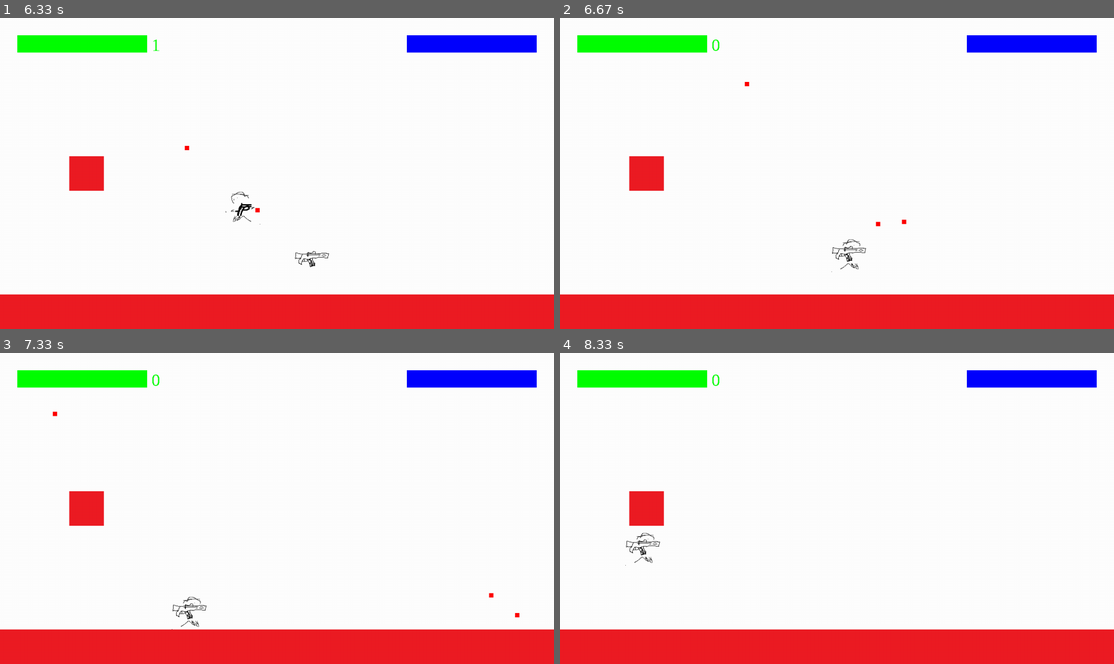
Above: before the commit, frames 1-4 (two rows, left to right).
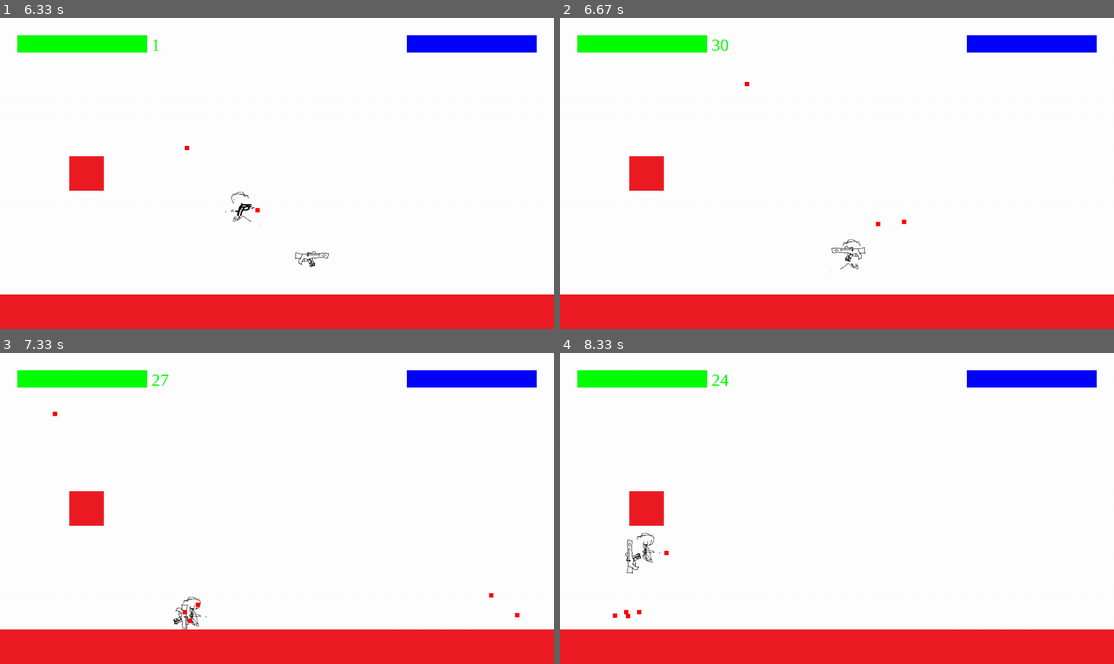
Above: after the commit, the same moments.

Repository: Me07111/Pygame-Platformer
Game: pygame game, started from Code/main.py
The game is run twice, just before and just after one commit, with the same random seed, the same clock (stepped at 60 frames per second) and the same inputs.
Inputs:
- Up to frame 1 (6.33 s): hold Right 0.33-0.8 s; hold Up 0.83-1.13 s; hold W 0.83-1.13 s; hold Right 1.17-1.63 s; hold D 1.17-1.63 s; hold Left 1.67-2.2 s; hold A 1.67-2.2 s; hold Down 2.23-2.53 s; hold S 2.23-2.53 s; hold Left 2.57-2.97 s; hold A 2.57-2.97 s; tap Space at 3, 3.4, 3.8, 4.1, 4.47, 4.87, 5.17, 5.37, 5.67, 5.87, 6.2 s; hold Up 3.33-3.7 s; hold W 3.33-3.7 s; hold Right 3.73-4.37 s; hold D 3.73-4.37 s; hold Down 4.4-4.77 s; hold S 4.4-4.77 s; hold Left 4.8-5.27 s; hold A 4.8-5.27 s; hold Right 5.3-5.77 s; hold D 5.3-5.77 s; hold Up 5.8-6.1 s; hold W 5.8-6.1 s; hold Right from 6.13 s (still down); hold D from 6.13 s (still down)
- Up to frame 2 (6.67 s): tap Space at 6.5 s; release Right at 6.6 s; release D at 6.6 s; hold Left from 6.63 s (still down); hold A from 6.63 s (still down)
- Up to frame 3 (7.33 s): tap Space at 6.7, 7, 7.27 s; release Left at 7.17 s; release A at 7.17 s; hold Down from 7.2 s (still down); hold S from 7.2 s (still down)
- Up to frame 4 (8.33 s): release Down at 7.5 s; release S at 7.5 s; hold Left 7.53-7.93 s; hold A 7.53-7.93 s; tap Space at 7.6, 7.9, 8.03 s; hold Up from 7.97 s (still down); hold W from 7.97 s (still down)

Frame 1 is identical in both runs. In frame 2, 0.2% of the frame differs, in the area x 27-56%, y 6-79%; in frame 3, 0.3%; in frame 4, 0.4%, in the area x 9-31%, y 6-86%.

Commit message:
made player a sprite and not a group

Diff:
--- a/Code/level.py
+++ b/Code/level.py
@@ -37,7 +37,9 @@
             self.shootUpdate(player,keys,i,gametime)
             self.lookDirUpdate(i,player,keys)
             player.lookInDir()
-            player.draw(self.screen)
+            self.screen.blit(player.image,player.rect.topleft)
+            if(player.weapon != None):
+                self.screen.blit(player.weapon.image,player.weapon.rect.topleft)
         for bullet in self.bullets:
             self.bulletUpdate(bullet,delta)
         self.platforms.draw(self.screen)
@@ -52,7 +54,7 @@
         if(len(pygame.sprite.spritecollide(bullet,self.platforms,False)) > 0):
             self.bullets.remove(bullet)
         for player in self.players:
-            if(len(pygame.sprite.spritecollide(bullet,player,False)) > 0 and player != bullet.ignored):
+            if(pygame.sprite.collide_rect(bullet,player) > 0 and player != bullet.ignored):
                 player.takeDamage(bullet.damage)
                 self.bullets.remove(bullet)
 
@@ -75,26 +77,26 @@
             player.lookDir = pygame.Vector2(1,1)
 
     def shootUpdate(self,player,keys,i,gameTime):
-        if(len(player.sprites()) >= 2):
+        if(player.weapon != None):
             if(keys[mappings[i][4]]):
                 if(pygame.Vector2.length(player.lookDir) > 0):
-                    player.sprites()[1].shoot(pygame.Vector2.normalize(player.lookDir),self,gameTime,player)
+                   player.weapon.shoot(pygame.Vector2.normalize(player.lookDir),self,gameTime,player)
                 else:
-                    player.sprites()[1].shoot(pygame.Vector2(1,0),self,gameTime,player)
+                   player.weapon.shoot(pygame.Vector2(1,0),self,gameTime,player)
             else:
-                player.sprites()[1].wasShotReleased = True
+               player.weapon.wasShotReleased = True
 
     def pickupUpdate(self,player,i):
-        collidingWeapons = pygame.sprite.spritecollide(player.sprite,self.onGroundWeapons,False)
+        collidingWeapons = pygame.sprite.spritecollide(player,self.onGroundWeapons,False)
         if(len(collidingWeapons) > 0):
-            if(len(player.sprites()) == 2):
-                if(player.sprites()[1].name == collidingWeapons[0].name):
-                    player.sprites()[1].ammo += player.sprites()[1].maxAmmo
+            if(player.weapon != None):
+                if(player.weapon.name == collidingWeapons[0].name):
+                   player.weapon.ammo +=player.weapon.maxAmmo
                 else:
-                    player.sprites()[1] = None
-                    player.add(collidingWeapons[0])
+                    player.weapon = None
+                    player.weapon = collidingWeapons[0]
             else:
-                player.add(collidingWeapons[0])
+                player.weapon = collidingWeapons[0]
             self.onGroundWeapons.remove(collidingWeapons[0])
 
     def movementUpdate(self,delta,keys,player,gameTime):
@@ -117,23 +119,23 @@
             player.launched = False
 
         #vertical update
-        oldPos = player.sprite.rect.center
+        oldPos = player.rect.center
         player.direction.y += (player.direction.y + self.gravity) * delta
-        player.sprite.rect.centery += player.direction.y
-        collidingPlatformsVert = pygame.sprite.spritecollide(player.sprite,self.platforms,False)
+        player.rect.centery += player.direction.y
+        collidingPlatformsVert = pygame.sprite.spritecollide(player,self.platforms,False)
         if(len(collidingPlatformsVert) > 0):
-            player.sprite.rect.center = oldPos
+            player.rect.center = oldPos
             player.direction.y = 0
             player.jumpIndex = player.maxJumps
             player.isOnGround = True
 
         #horizontal update
-        oldPos = player.sprite.rect.center
-        player.sprite.rect.centerx += player.direction.x * player.speed * delta
+        oldPos = player.rect.center
+        player.rect.centerx += player.direction.x * player.speed * delta
         player.direction.x = self.closerToZero(player.direction.x,self.horizontalDrag)
-        collidingPlatforms = pygame.sprite.spritecollide(player.sprite,self.platforms,False)
+        collidingPlatforms = pygame.sprite.spritecollide(player,self.platforms,False)
         if(len(collidingPlatforms) > 0):
-            player.sprite.rect.center = oldPos
+            player.rect.center = oldPos
             player.direction.x = 0
             player.jumpIndex = player.maxJumps
 
--- a/Code/player.py
+++ b/Code/player.py
@@ -1,5 +1,5 @@
 import pygame
-class Character(pygame.sprite.Group):
+class Character(pygame.sprite.Sprite):
     def __init__(self,InPos,surface,keys):
         super().__init__()
         self.direction = pygame.math.Vector2(0,0)
@@ -10,12 +10,11 @@
         self.lastJumpTime = -self.jumpDelay
         self.speed = 400
         self.surface = surface
-        self.sprite = pygame.sprite.Sprite()
         self.origImage = pygame.image.load("Graphics\Character.png")
-        self.sprite.image = self.origImage
-        self.sprite.rect = self.sprite.image.get_rect()
-        self.sprite.rect.center = InPos
-        self.add(self.sprite)
+        self.image = self.origImage
+        self.rect = self.image.get_rect()
+        print(self.rect)
+        self.rect.center = InPos
         self.leftKey = keys[0]
         self.rightKey = keys[1]
         self.jumpKey = keys[2]
@@ -26,6 +25,8 @@
         self.launched = False
         self.isOnGround = True
         self.lookDir = pygame.Vector2(0,0)
+        self.weapon = None
+
     def takeDamage(self,damage):
         self.health -= damage
         if(self.health <= 0):
@@ -47,28 +48,28 @@
         self.launched = True
 
     def setSpritesPos(self):
-        for sprite in self.sprites():
-            sprite.rect.center = self.sprite.rect.center
+        if(self.weapon != None):
+            self.weapon.rect.center = self.rect.center
 
     def lookInDir(self):
         if(self.lookDir.x == -1):
-            self.sprites()[0].image = pygame.transform.flip(self.origImage,True,False)
+            self.image = pygame.transform.flip(self.origImage,True,False)
         elif(self.lookDir.x == 1):
-            self.sprites()[0].image = self.origImage
-        if(len(self.sprites()) >= 2):
+            self.image = self.origImage
+        if(self.weapon != None):
             if(self.lookDir.x == 1 and self.lookDir.y == 1):
-                self.sprites()[1].image = pygame.transform.rotate(self.sprites()[1].origImage,-45)
+                self.weapon.image = pygame.transform.rotate(self.weapon.origImage,-45)
             elif(self.lookDir.x == -1 and self.lookDir.y == 1):
-                self.sprites()[1].image = pygame.transform.rotate(pygame.transform.flip(self.sprites()[1].origImage,True,False),45)
+                self.weapon.image = pygame.transform.rotate(pygame.transform.flip(self.weapon.origImage,True,False),45)
             elif(self.lookDir.x == -1 and self.lookDir.y == -1):
-                self.sprites()[1].image = pygame.transform.rotate(pygame.transform.flip(self.sprites()[1].origImage,True,False),-45)
+                self.weapon.image = pygame.transform.rotate(pygame.transform.flip(self.weapon.origImage,True,False),-45)
             elif(self.lookDir.x == 1 and self.lookDir.y == -1):
-                self.sprites()[1].image = pygame.transform.rotate(self.sprites()[1].origImage,45)
+                self.weapon.image = pygame.transform.rotate(self.weapon.origImage,45)
             elif(self.lookDir.x == -1):
-                self.sprites()[1].image = pygame.transform.flip(self.sprites()[1].origImage,True,False)
+                self.weapon.image = pygame.transform.flip(self.weapon.origImage,True,False)
             elif(self.lookDir.x == 1):
-                self.sprites()[1].image = self.sprites()[1].origImage
+                self.weapon.image = self.weapon.origImage
             elif(self.lookDir.y == -1):
-                self.sprites()[1].image = pygame.transform.rotate(self.sprites()[1].origImage,90)
+                self.weapon.image = pygame.transform.rotate(self.weapon.origImage,90)
             elif(self.lookDir.y == 1):
-                self.sprites()[1].image = pygame.transform.rotate(self.sprites()[1].origImage,-90)
+                self.weapon.image = pygame.transform.rotate(self.weapon.origImage,-90)
--- a/Code/ui.py
+++ b/Code/ui.py
@@ -14,8 +14,8 @@
             healthBarSize.y
             )
             pygame.draw.rect(self.screen,healthBarColors[i],rect)
-            if(len(players[i].sprites()) > 1):
-                text = f"{players[i].sprites()[1].ammo}"
+            if(players[i].weapon != None):
+                text = f"{players[i].weapon.ammo}"
                 self.renderText(self.screen,text,uiFontType,weaponUitextSize,healthBarColors[i],weaponUiPoses[i])
 
     def renderText(self,surface,text,fontType,size,color,pos,backGroundColor = None):
